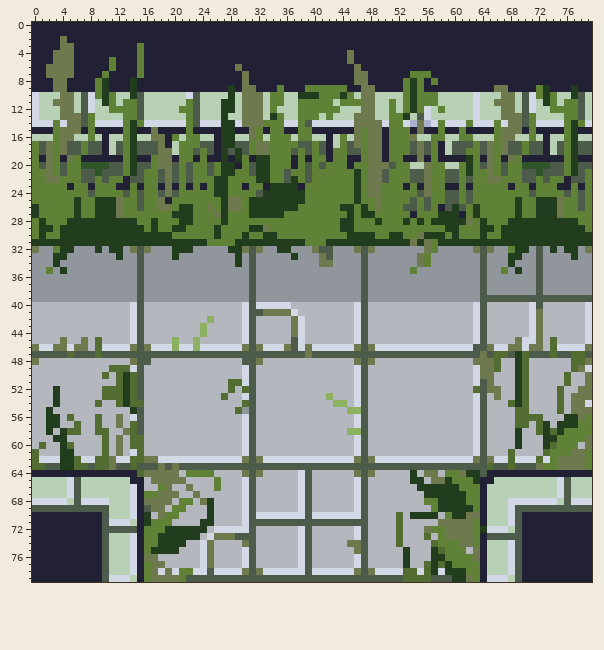
Two versions of one sprite sheet, GreatMeadow/Assets/Features/Maze_Namespace/Tiles/TileSprites/EastSouthWest.png. Above, as it was before the edit.
The file is 80x80 pixels. Colours within 5 levels of each other are drawn and written as one.
New version:
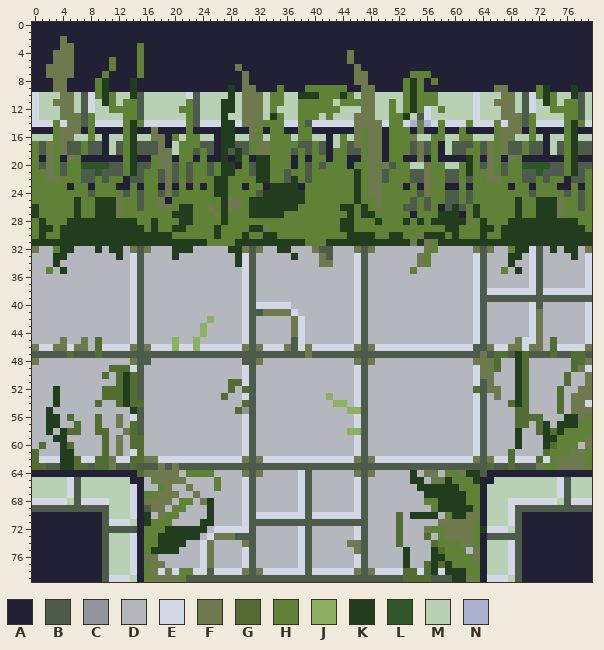
Palette (. is transparent): A #222034  B #4d5b4b  C #91959c  D #b4b8be  E #d2d8e5  F #6f794e  G #526c31  H #608237  J #8cb160  K #223d1e  L #2f5629  M #b8d1b5  N #aab1d1
Changes in this commit:
@@ x 0..79 @@
 31 KKKKKKKKKKKKKKKKKKKKKKKKKHHHHKKKKKKKKKKHHHKKKKKKKKKKKKFKFHKKKKKKKKKKKKKKKKKKKKKK
-32 FCCHKKCCCKCKKCFBFCCCKKKCCCCCKKFBFCCKKCCCFBBCCCFBFCCCCCCCFHCCCCCFBFCCHKKCBCKCKKCF
-33 CCCKKCCCCCCCKCCBCCCCKCCCCCCCCKCBCCCCCKCCCFBCCCCBCCCCCCCFHCCCCCCCBCCCKKCCBCCCCKCC
-34 CCCKCCCCCCCCCCCBCCCCCCCCCCCCCKCBCCCCCCCCCFFCCCCBCCCCCCCFHCCCCCCCBCCCKCCCBCCCCCCC
-35 CCHCKCCCCCCCCCCBCCCCCCCCCCCCCCCBCCCCCCCCCCCCCCCBCCCCCCHCCCCCCCCCBCCHCKCCBCCCCCCC
-36 CCCCCCCCCCCCCCCBCCCCCCCCCCCCCCCBCCCCCCCCCCCCCCCBCCCCCCCCCCCCCCCCBCCCCCCCBCCCCCCC
-37 CCCCCCCCCCCCCCCBCCCCCCCCCCCCCCCBCCCCCCCCCCCCCCCBCCCCCCCCCCCCCCCCBCCCCCCCBCCCCCCC
-38 CCCCCCCCCCCCCCCBCCCCCCCCCCCCCCCBCCCCCCCCCCCCCCCBCCCCCCCCCCCCCCCCBCCCCCCCBCCCCCCC
-39 CCCCCCCCCCCCCCCBCCCCCCCCCCCCCCCBCCCCCCCCCCCCCCCBCCCCCCCCCCCCCCCCBBBBBBBBBBBBBBBB
+32 FDDHKKDDDKDKKDFBFDDDKKKDDDDDKKFBFDDKKDDDFBBDDDFBFDDDDDDDFHDDDDDFBFDDHKKEBDKDKKDF
+33 DDDKKDDDDDDDKDEBDDDDKDDDDDDDDKEBDDDDDKDDDFBDDDEBDDDDDDDFHDDDDDDEBDDDKKDEBDDDDKDE
+34 DDDKDDDDDDDDDDEBDDDDDDDDDDDDDKEBDDDDDDDDDFFDDDEBDDDDDDDFHDDDDDDEBDDDKDDEBDDDDDDE
+35 DDHDKDDDDDDDDDEBDDDDDDDDDDDDDDEBDDDDDDDDDDDDDDEBDDDDDDHDDDDDDDDEBDDHDKDEBDDDDDDE
+36 DDDDDDDDDDDDDDEBDDDDDDDDDDDDDDEBDDDDDDDDDDDDDDEBDDDDDDDDDDDDDDDEBDDDDDDEBDDDDDDE
+37 DDDDDDDDDDDDDDEBDDDDDDDDDDDDDDEBDDDDDDDDDDDDDDEBDDDDDDDDDDDDDDDEBDDDDDDEBDDDDDDE
+38 DDDDDDDDDDDDDDEBDDDDDDDDDDDDDDEBDDDDDDDDDDDDDDEBDDDDDDDDDDDDDDDEBEEEEEEEBEEEEEEE
+39 DDDDDDDDDDDDDDEBDDDDDDDDDDDDDDEBDDDDDDDDDDDDDDEBDDDDDDDDDDDDDDDEBBBBBBBBBBBBBBBB
 40 DDDDDDDDDDDDDDEBDDDDDDDDDDDDDDEBEEEEEDDDDDDDDDEBDDDDDDDDDDDDDDDEBDDDDDDEBDDDDDDE
